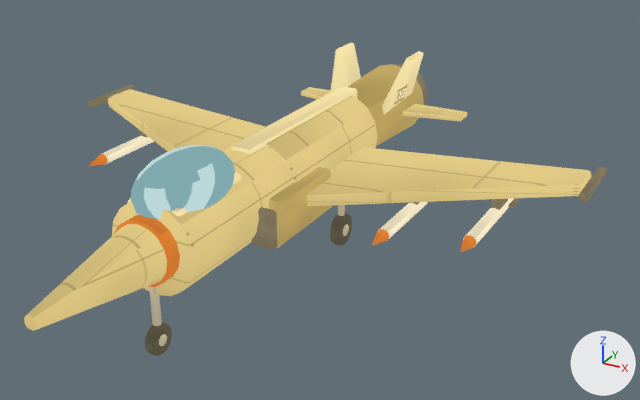
The glTF model gameAsset/models/militaries/fighter/fighter.glb: old version first, new version second.
One viewpoint serves both versions: a camera (50 mm lens) standing at (5.05, -8.15, 4.99) and looking at (0.53, 0.08, 0.88). Arrows for +X, +Y and +Z are at lower right; the lights stay in place. The older version comes first. Where no turn or scale is listed for an object, it has been applied to the vertices. Vertices at exactly the same position are counted once.

In view in the first picture: 'Fighter', 'Missile_L2', 'Missile_R1', 'Missile_R2'.
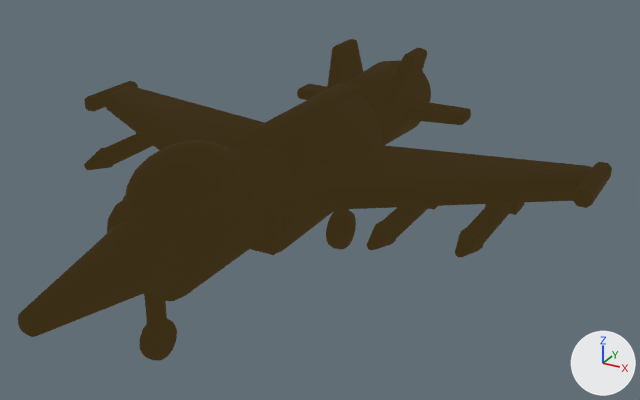
What changed in the scene script:
```text
Change me_fighter_mesh:
    remove me_fighter_mesh.from_pydata(...)  # 2510 vertices, 4846 faces; spans x -3.41..3.41, y -3.85..3.56, z -1.15..0.84
    add me_fighter_mesh.from_pydata(...)  # 5020 vertices, 9692 faces; spans x -3.46..3.46, y -3.9..3.6, z -1.19..0.89
    me_fighter_mesh part 1: the loose piece of 222 vertices spanning x -0.4..0.4, y -2.38..-1.06, z 0.14..0.82 is copied, and the copy is scaled about its middle by (1.13, 1.06, 1.16), in mat_fighter_outline (black #000000); it spans x -0.45..0.45, y -2.43..-1.01, z 0.09..0.87
    me_fighter_mesh part 2: a new loose piece, an 8-sided cylinder along z spanning x 0.36..0.56, y 0.65..0.85, z -0.78..-0.08, in mat_fighter_outline (black #000000)
    me_fighter_mesh part 3: the loose piece of 60 vertices spanning x 0.38..0.54, y 0.66..0.84, z -1.02..-0.86 is copied, and the copy is scaled about its middle by (1.47, 1.51, 1.51), in mat_fighter_outline (black #000000); it spans x 0.34..0.58, y 0.62..0.88, z -1.07..-0.81
    me_fighter_mesh part 4: a new loose piece, an 8-sided cylinder along z spanning x -0.1..0.1, y -2.4..-2.2, z -0.85..-0.21, in mat_fighter_outline (black #000000)
    me_fighter_mesh part 5: the loose piece of 60 vertices spanning x -0.54..-0.38, y 0.66..0.84, z -1.02..-0.86 is copied, and the copy is scaled about its middle by (1.36, 1.29, 1.29), then moved by (0.46, -3.05, -0.04), in mat_fighter_outline (black #000000); it spans x -0.11..0.11, y -2.41..-2.19, z -1.09..-0.87
    me_fighter_mesh part 6: 2012 vertices added at x -3.46..3.46, y -3.9..3.6, z -1.19..0.89
    other edits to the shape of me_fighter_mesh do not show in these pictures
    add me_fighter_mesh.materials.append(mat_fighter_outline)  # black #000000
Change me_missile_l2_mesh:
    remove me_missile_l2_mesh.from_pydata(...)  # 104 vertices, 196 faces; spans x -0.13..0.13, y -0.89..0.65, z 0.01..0.16
    add me_missile_l2_mesh.from_pydata(...)  # 208 vertices, 392 faces; spans x -0.18..0.18, y -0.93..0.7, z -0.06..0.22
    me_missile_l2_mesh part 7: a new loose piece, a 12-sided cut cone along y (radius 0.05 at the low end, 0.14 at the high end) spanning x -0.14..0.14, y -0.93..-0.59, z -0.06..0.22, in mat_fighter_outline (black #000000)
    me_missile_l2_mesh part 8: a new loose piece of 72 vertices spanning x -0.12..0.12, y -0.7..0.7, z -0.04..0.2, in mat_fighter_outline (black #000000)
    other edits to the shape of me_missile_l2_mesh do not show in these pictures
    add me_missile_l2_mesh.materials.append(mat_fighter_outline)  # black #000000
Change me_missile_r1_mesh:
    remove me_missile_r1_mesh.from_pydata(...)  # 104 vertices, 196 faces; spans x -0.13..0.13, y -0.89..0.65, z -0.06..0.09
    add me_missile_r1_mesh.from_pydata(...)  # 208 vertices, 392 faces; spans x -0.18..0.18, y -0.93..0.7, z -0.12..0.16
    me_missile_r1_mesh part 9: a new loose piece, a 12-sided cut cone along y (radius 0.05 at the low end, 0.14 at the high end) spanning x -0.14..0.14, y -0.93..-0.59, z -0.12..0.16, in mat_fighter_outline (black #000000)
    me_missile_r1_mesh part 10: a new loose piece of 72 vertices spanning x -0.12..0.12, y -0.7..0.7, z -0.1..0.14, in mat_fighter_outline (black #000000)
    other edits to the shape of me_missile_r1_mesh do not show in these pictures
    add me_missile_r1_mesh.materials.append(mat_fighter_outline)  # black #000000
Change me_missile_r2_mesh:
    remove me_missile_r2_mesh.from_pydata(...)  # 104 vertices, 196 faces; spans x -0.13..0.13, y -0.89..0.65, z 0.01..0.16
    add me_missile_r2_mesh.from_pydata(...)  # 208 vertices, 392 faces; spans x -0.18..0.18, y -0.93..0.7, z -0.06..0.22
    me_missile_r2_mesh part 11: a new loose piece, a 12-sided cut cone along y (radius 0.05 at the low end, 0.14 at the high end) spanning x -0.14..0.14, y -0.93..-0.59, z -0.06..0.22, in mat_fighter_outline (black #000000)
    me_missile_r2_mesh part 12: a new loose piece, a box spanning x -0.18..0.18, y 0.36..0.68, z 0.02..0.15, in mat_fighter_outline (black #000000)
    me_missile_r2_mesh part 13: a new loose piece of 72 vertices spanning x -0.12..0.12, y -0.7..0.7, z -0.04..0.2, in mat_fighter_outline (black #000000)
    add me_missile_r2_mesh.materials.append(mat_fighter_outline)  # black #000000
```

Changed parts and their boxes [x1, y1, x2, y2] in the pictures (640 x 400 px):
'Fighter', reshaped
    before: [24, 43, 607, 356]
    after: [18, 39, 612, 361]
'Missile_R2', reshaped
    before: [460, 198, 519, 252]
    after: [455, 203, 524, 257]
'Missile_R1', reshaped
    before: [372, 202, 433, 245]
    after: [367, 206, 438, 250]
'Missile_L2', reshaped (6% wider, 23% taller)
    before: [89, 136, 154, 166]
    after: [84, 133, 153, 170]
part 1 of me_fighter_mesh, added
    after: [125, 140, 239, 220]
part 2 of me_fighter_mesh, added (mostly hidden)
    after: [334, 209, 349, 215]
part 3 of me_fighter_mesh, added (mostly hidden)
    after: [346, 223, 353, 239]
part 4 of me_fighter_mesh, added
    after: [144, 292, 167, 328]
part 5 of me_fighter_mesh, added (mostly hidden)
    after: [161, 333, 172, 350]
part 6 of me_fighter_mesh, added
    after: [18, 39, 612, 361]
part 7 of me_missile_l2_mesh, added
    after: [84, 148, 115, 170]
part 8 of me_missile_l2_mesh, added
    after: [99, 133, 153, 168]
part 9 of me_missile_r1_mesh, added
    after: [367, 221, 397, 250]
part 10 of me_missile_r1_mesh, added
    after: [374, 206, 429, 246]
part 11 of me_missile_r2_mesh, added
    after: [455, 227, 484, 257]
part 12 of me_missile_r2_mesh, added
    after: [485, 203, 524, 215]
part 13 of me_missile_r2_mesh, added
    after: [458, 203, 511, 252]
